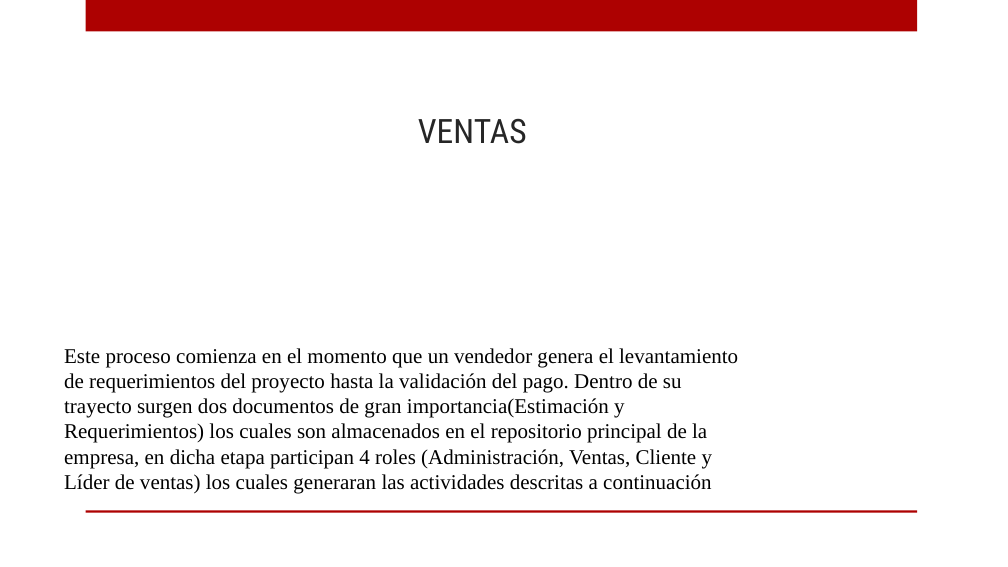
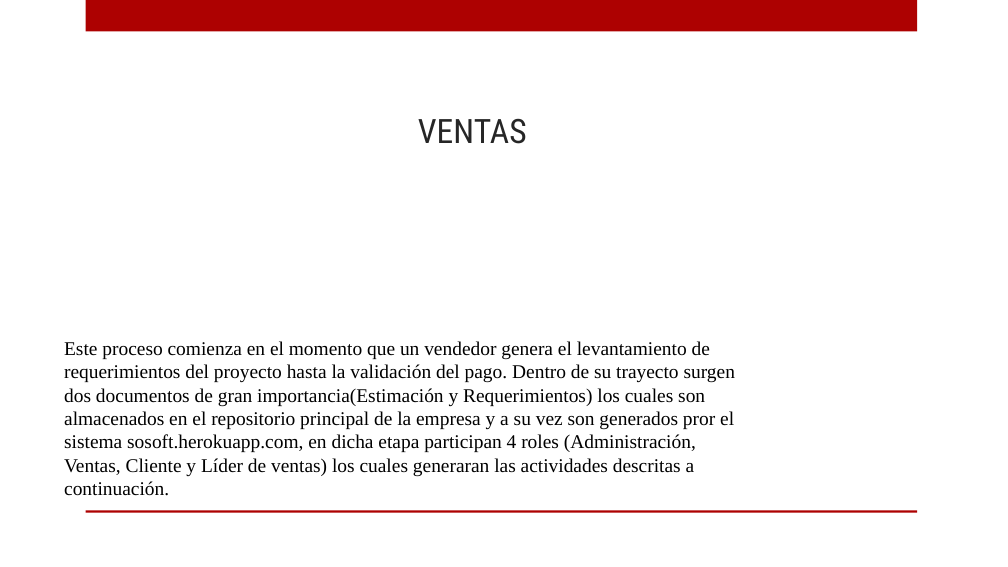
Before and after one commit to ricardo-novelasos/SOSQTP, a slide deck: slide 8 of capacitacion.pptx. Drawn at 1008x567 pixels with LibreOffice and Linux fonts; fonts in the diff are those of the drawing; background and template pictures are left out. Boxes give left, top, right and bottom in pixels: in the first picture for what was removed or moved away, otherwise in the second. Text is boxed around its words. In the diff, an @@ line names an element or a change of style, - is before the commit and + after.

Commit message:
Capacitación procesos

```diff
--- a/capacitacion.pptx
+++ b/capacitacion.pptx
@@ text at [64, 341, 735, 496]: text changed; size 20 to 18.5 pt @@
-Este proceso comienza en el momento que un vendedor genera el levantamiento de requerimientos del proyecto hasta la validación del pago. Dentro de su trayecto surgen dos documentos de gran importancia(Estimación y Requerimientos) los cuales son almacenados en el repositorio principal de la empresa, en dicha etapa participan 4 roles (Administración, Ventas, Cliente y Líder de ventas) los cuales generaran las actividades descritas a continuación
+Este proceso comienza en el momento que un vendedor genera el levantamiento de requerimientos del proyecto hasta la validación del pago. Dentro de su trayecto surgen dos documentos de gran importancia(Estimación y Requerimientos) los cuales son almacenados en el repositorio principal de la empresa y a su vez son generados pror el sistema sosoft.herokuapp.com, en dicha etapa participan 4 roles (Administración, Ventas, Cliente y Líder de ventas) los cuales generaran las actividades descritas a continuación.
```
Also in this commit, not shown: 6 other slides changed, 1 slide added.
